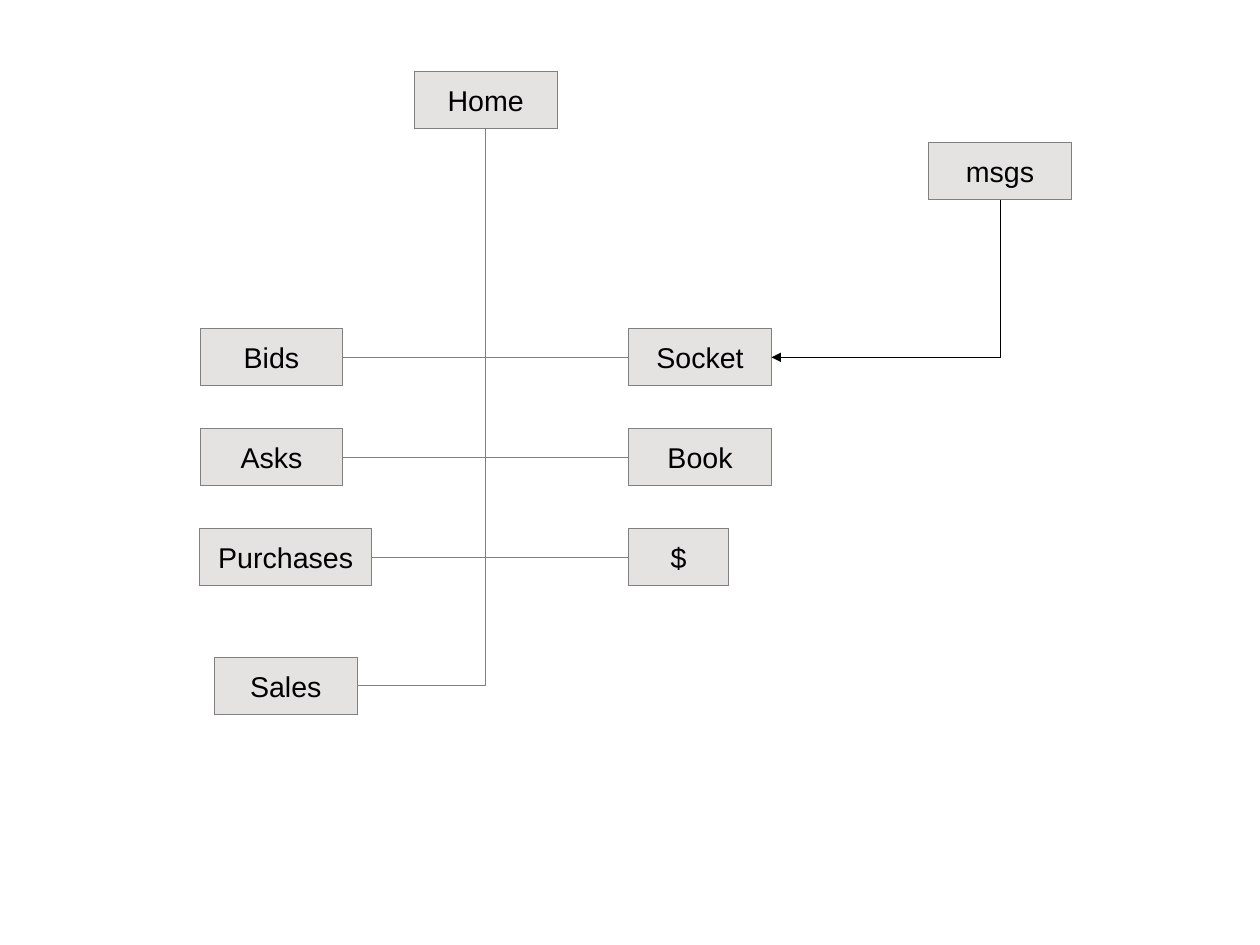
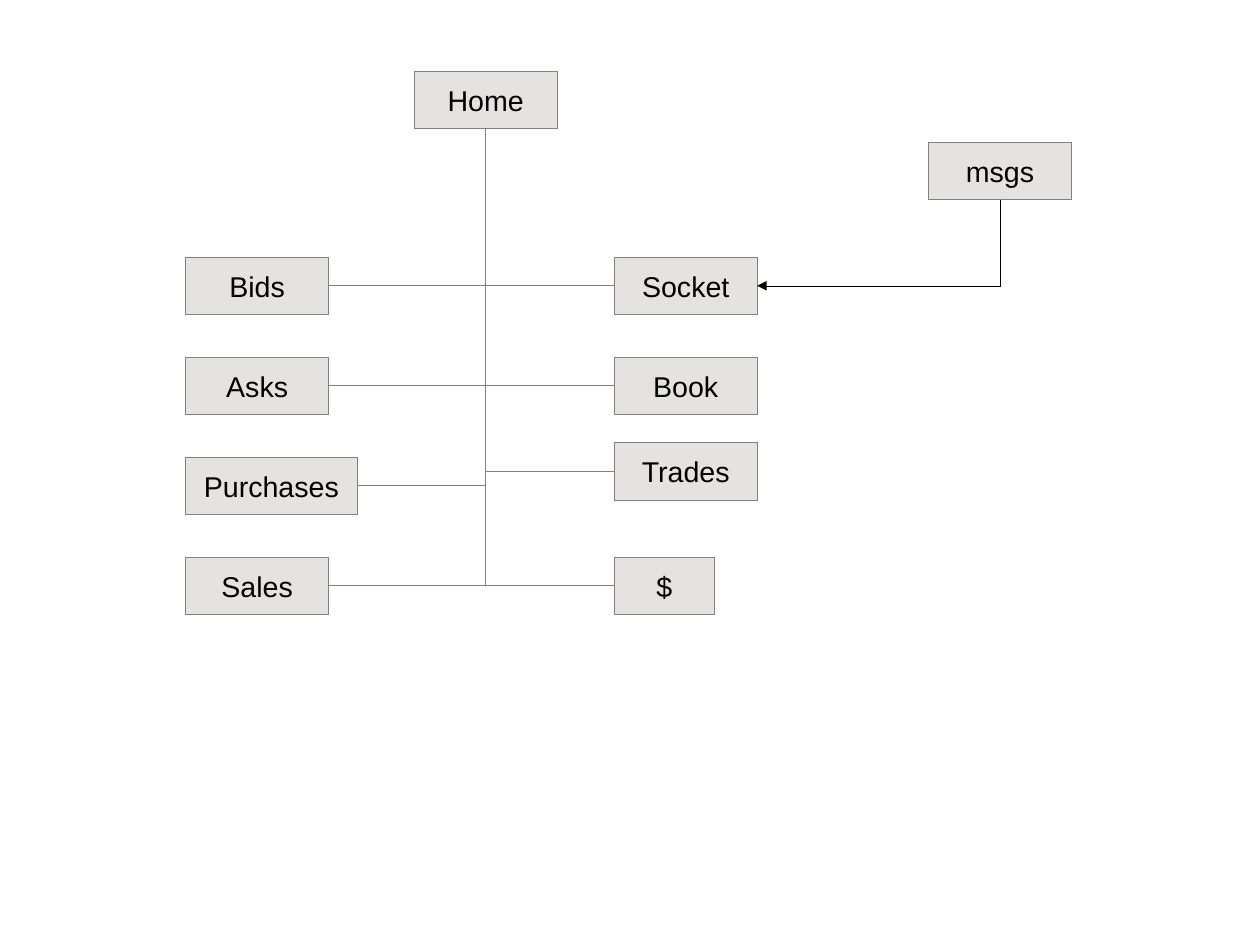
Before and after one commit to JamesLeB/Stout, a slide deck: slide 3 of Documents/Dream/bitcoin.odp. Drawn at 1260x945 pixels with LibreOffice and Linux fonts; fonts in the diff are those of the drawing. Boxes give left, top, right and bottom in pixels: in the first picture for what was removed or moved away, otherwise in the second. Text is boxed around its words. In the diff, an @@ line names an element or a change of style, - is before the commit and + after.

Commit message:
update doc

```diff
--- a/Documents/Dream/bitcoin.odp
+++ b/Documents/Dream/bitcoin.odp
@@ elbow line moved from (486, 128) - (343, 358) to (486, 128) - (328, 386) @@
@@ elbow line moved from (486, 128) - (372, 558) to (486, 128) - (328, 587) @@
@@ elbow line added from (486, 128) to (328, 286), #808080 0 pt @@
@@ elbow line moved from (486, 128) - (343, 457) to (486, 128) - (357, 486) @@
@@ elbow line removed from (486, 128) to (357, 686) @@
@@ elbow line moved from (486, 128) - (629, 457) to (486, 128) - (615, 472) @@
@@ elbow line moved from (486, 128) - (629, 557) to (486, 128) - (614, 587) @@
@@ elbow line moved from (486, 128) - (629, 358) to (486, 128) - (615, 386) @@
@@ elbow line added from (486, 128) to (615, 286), #808080 0 pt @@
@@ elbow arrow moved from (1000, 200) - (772, 358) to (1000, 200) - (757, 286) @@
@@ rectangle added at (x1=614, y1=444, x2=757, y2=501), fill #E5E2E2, outline #808080 0 pt, 18 pt, text #000000 @@
+Trades
@@ 5 rectangles moved together from (x1=200, y1=328, x2=772, y2=585) to (x1=185, y1=257, x2=757, y2=515) @@
@@ rectangle "Sales" moved from (x1=214, y1=657, x2=357, y2=715) to (x1=185, y1=558, x2=328, y2=615) @@
@@ rectangle "$" moved from (x1=629, y1=528, x2=729, y2=585) to (x1=614, y1=558, x2=715, y2=615) @@
```
Also in this commit, not shown: 2 other slides changed.
